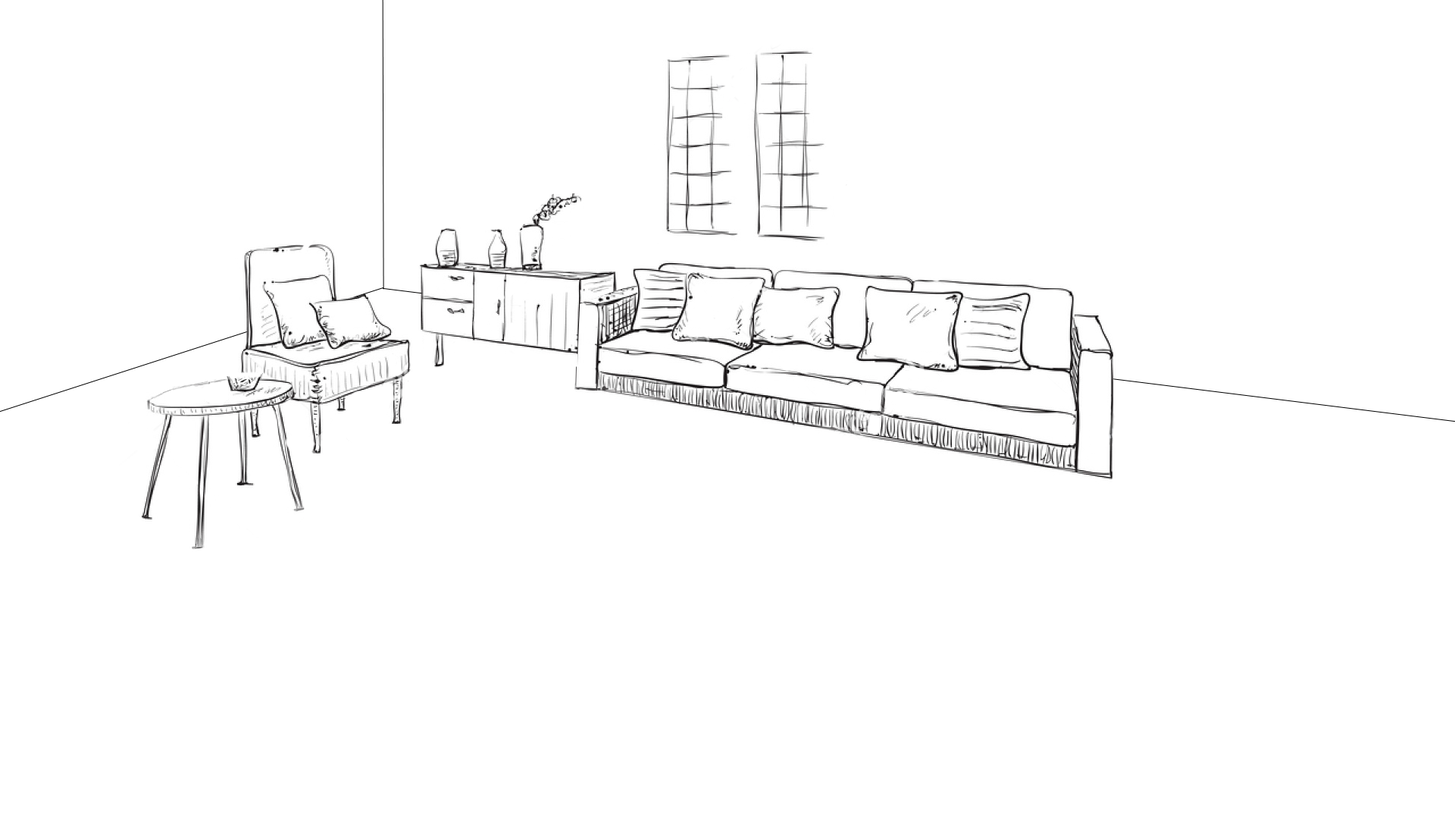
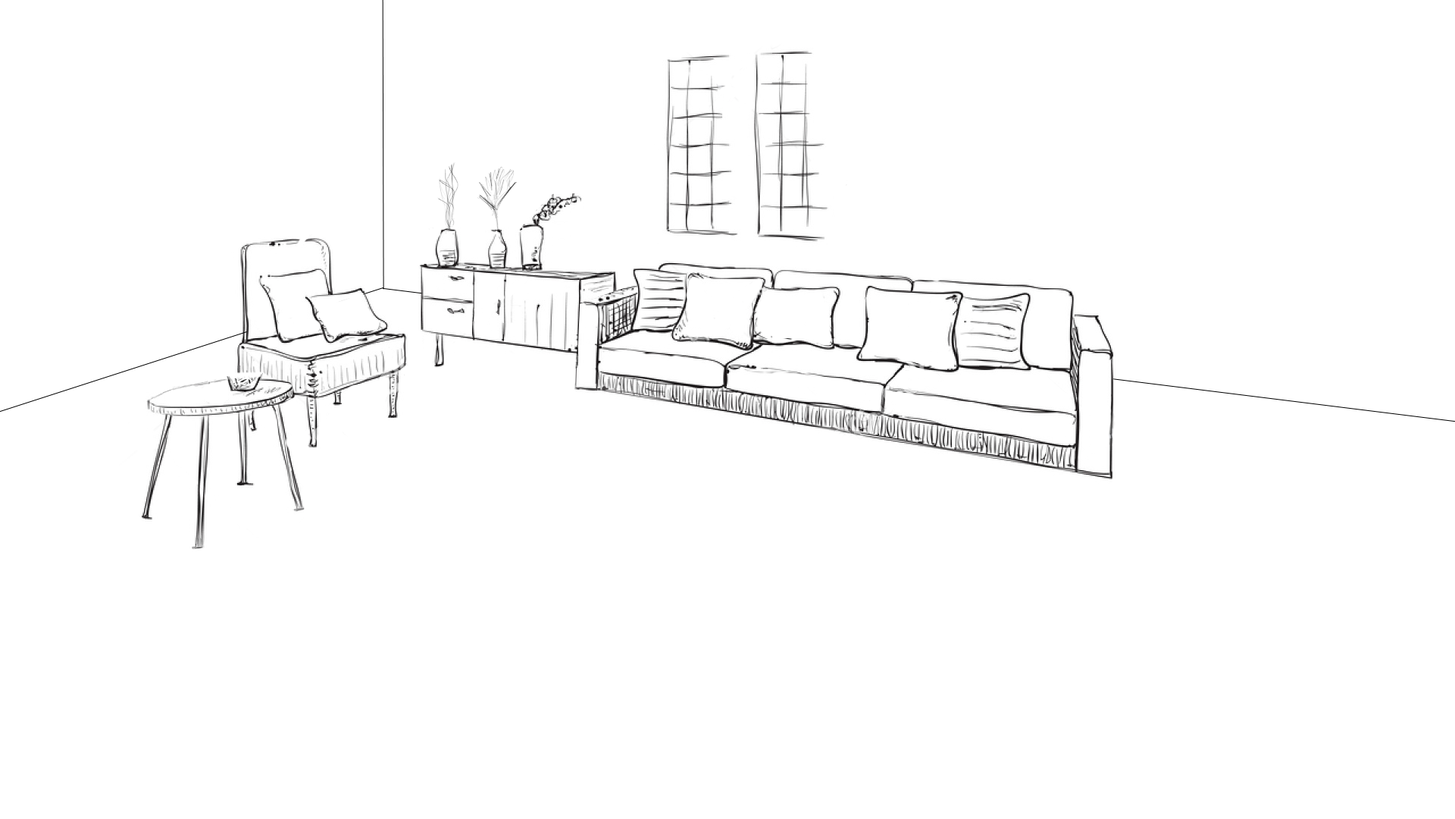
Two versions of the same layered image (1455px x 819px). Layer-by-layer changes:
painted on "Horizon" over [347, 292, 366, 299]
painted on "Tekli Koltuk" over [234, 234, 413, 454]
painted on "Komidin" over [429, 162, 881, 438]
painted on "Kanepe" over [576, 275, 956, 392]
